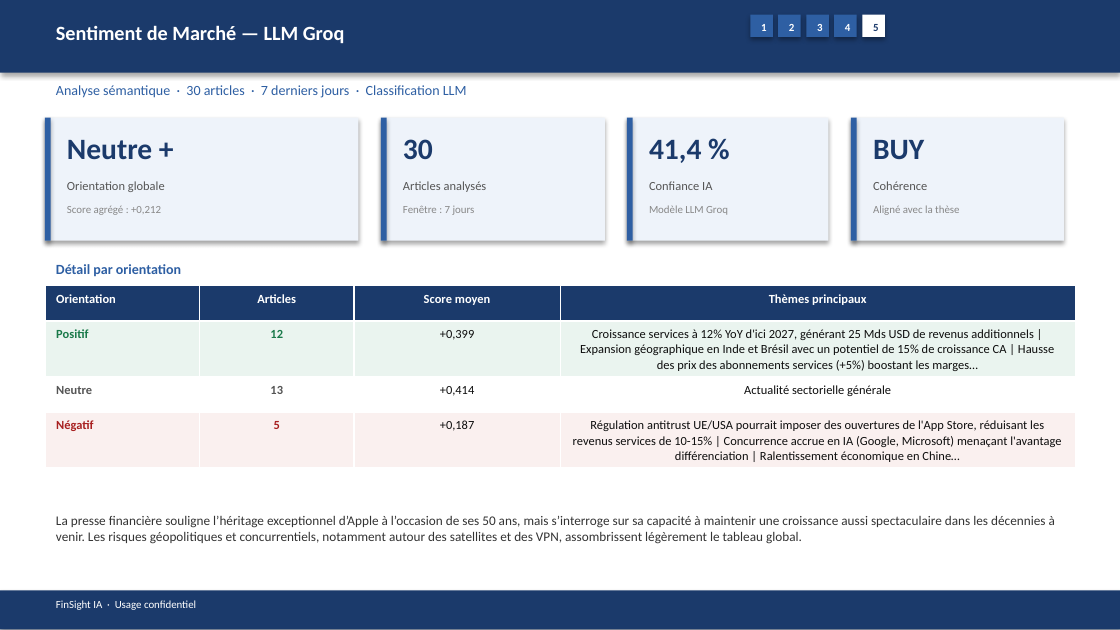
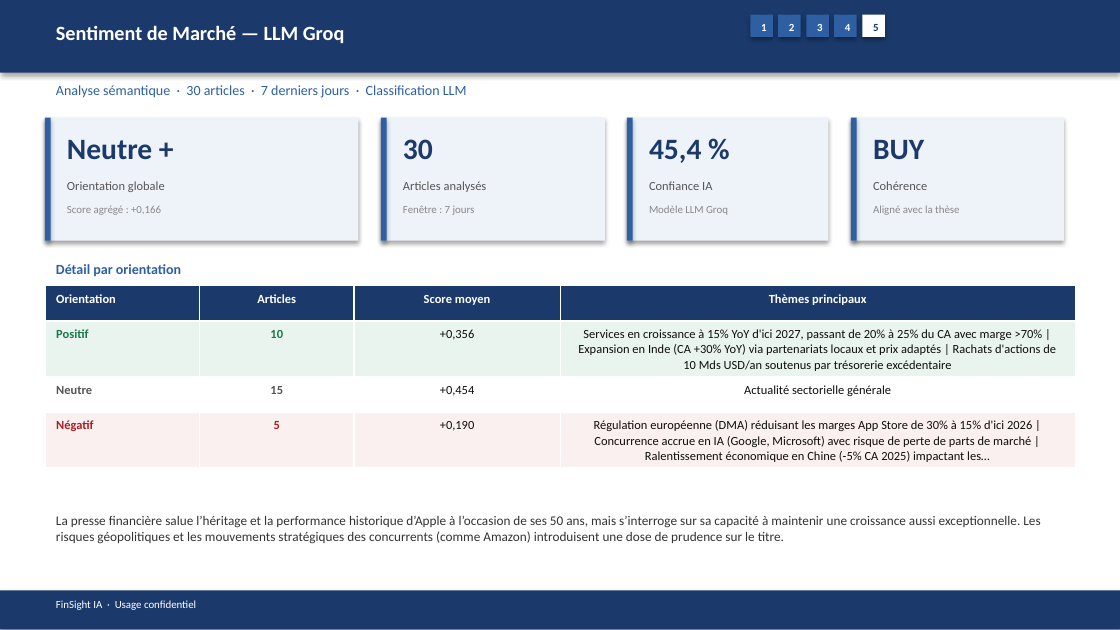
Before and after one commit to baptistejeh07-art/finsight-ia, a slide deck: slide 18 of preview/AAPL/AAPL_pitchbook.pptx. Drawn at 1120x630 pixels with LibreOffice and Linux fonts; fonts in the diff are those of the drawing. Boxes give left, top, right and bottom in pixels: in the first picture for what was removed or moved away, otherwise in the second. Text is boxed around its words. In the diff, an @@ line names an element or a change of style, - is before the commit and + after.

```diff
--- a/preview/AAPL/AAPL_pitchbook.pptx
+++ b/preview/AAPL/AAPL_pitchbook.pptx
@@ text at (x1=649, y1=140, x2=701, y2=163): text changed @@
-41,4 %
+45,4 %
@@ text at (x1=67, y1=206, x2=161, y2=215): text changed @@
-Score agrégé : +0,212
+Score agrégé : +0,166
@@ table at (x1=45, y1=286, x2=1075, y2=466) @@
-row 2: Positif | 12 | +0,399 | Croissance services à 12% YoY d'ici 2027, générant 25 Mds USD de revenus additionnels | Expansion géographique en Inde et Brésil avec un potentiel de 15% de croissance CA | Hausse des prix des abonnements services (+5%) boostant les marges…
+row 2: Positif | 10 | +0,356 | Services en croissance à 15% YoY d'ici 2027, passant de 20% à 25% du CA avec marge >70% | Expansion en Inde (CA +30% YoY) via partenariats locaux et prix adaptés | Rachats d'actions de 10 Mds USD/an soutenus par trésorerie excédentaire
-row 3, column 2: 13
+row 3, column 2: 15
-row 3, column 3: +0,414
+row 3, column 3: +0,454
-row 4, column 3: +0,187
+row 4, column 3: +0,190
-row 4, column 4: Régulation antitrust UE/USA pourrait imposer des ouvertures de l'App Store, réduisant les revenus services de 10-15% | Concurrence accrue en IA (Google, Microsoft) menaçant l'avantage différenciation | Ralentissement économique en Chine…
+row 4, column 4: Régulation européenne (DMA) réduisant les marges App Store de 30% à 15% d'ici 2026 | Concurrence accrue en IA (Google, Microsoft) avec risque de perte de parts de marché | Ralentissement économique en Chine (-5% CA 2025) impactant les…
@@ text at (x1=56, y1=516, x2=1040, y2=544): text changed @@
-La presse financière souligne l’héritage exceptionnel d’Apple à l’occasion de ses 50 ans, mais s’interroge sur sa capacité à maintenir une croissance aussi spectaculaire dans les décennies à venir. Les risques géopolitiques et concurrentiels, notamment autour des satellites et des VPN, assombrissent légèrement le tableau global.
+La presse financière salue l’héritage et la performance historique d’Apple à l’occasion de ses 50 ans, mais s’interroge sur sa capacité à maintenir une croissance aussi exceptionnelle. Les risques géopolitiques et les mouvements stratégiques des concurrents (comme Amazon) introduisent une dose de prudence sur le titre.
```
Also in this commit, not shown: 14 other slides changed, 4 other files.
